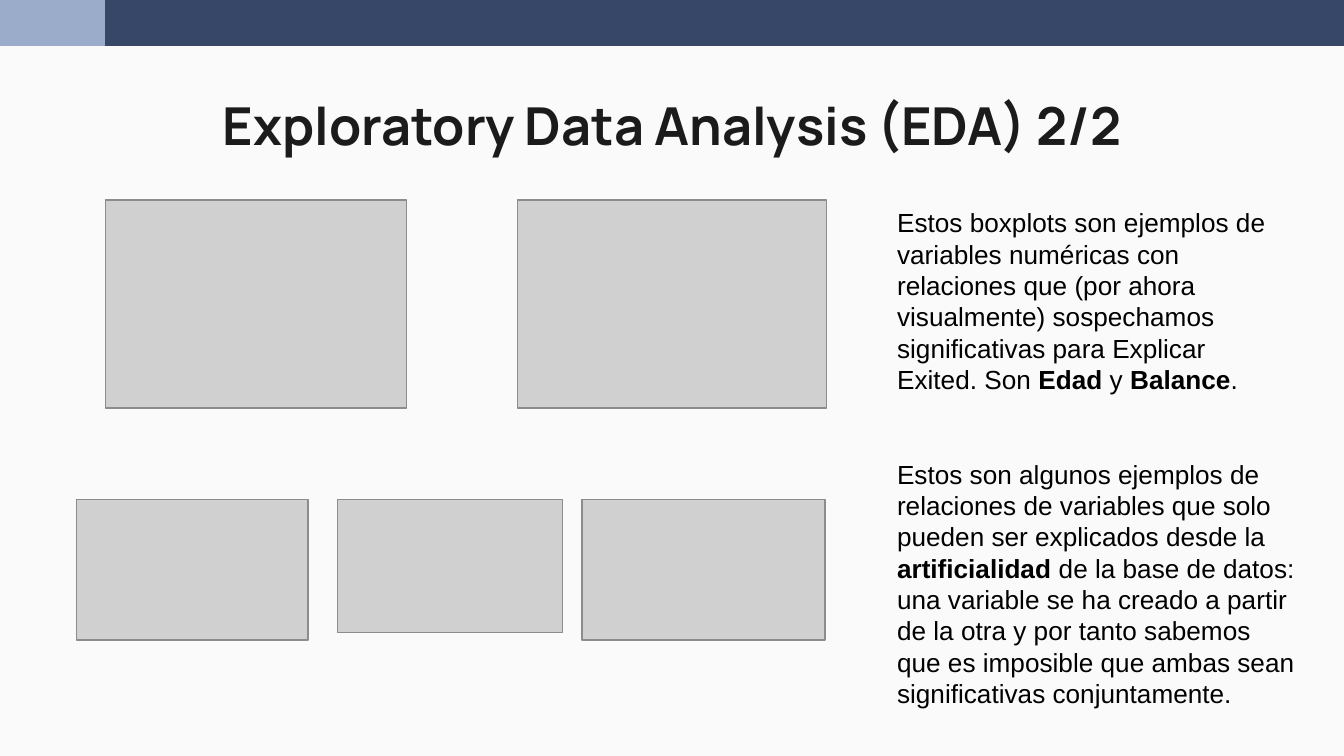
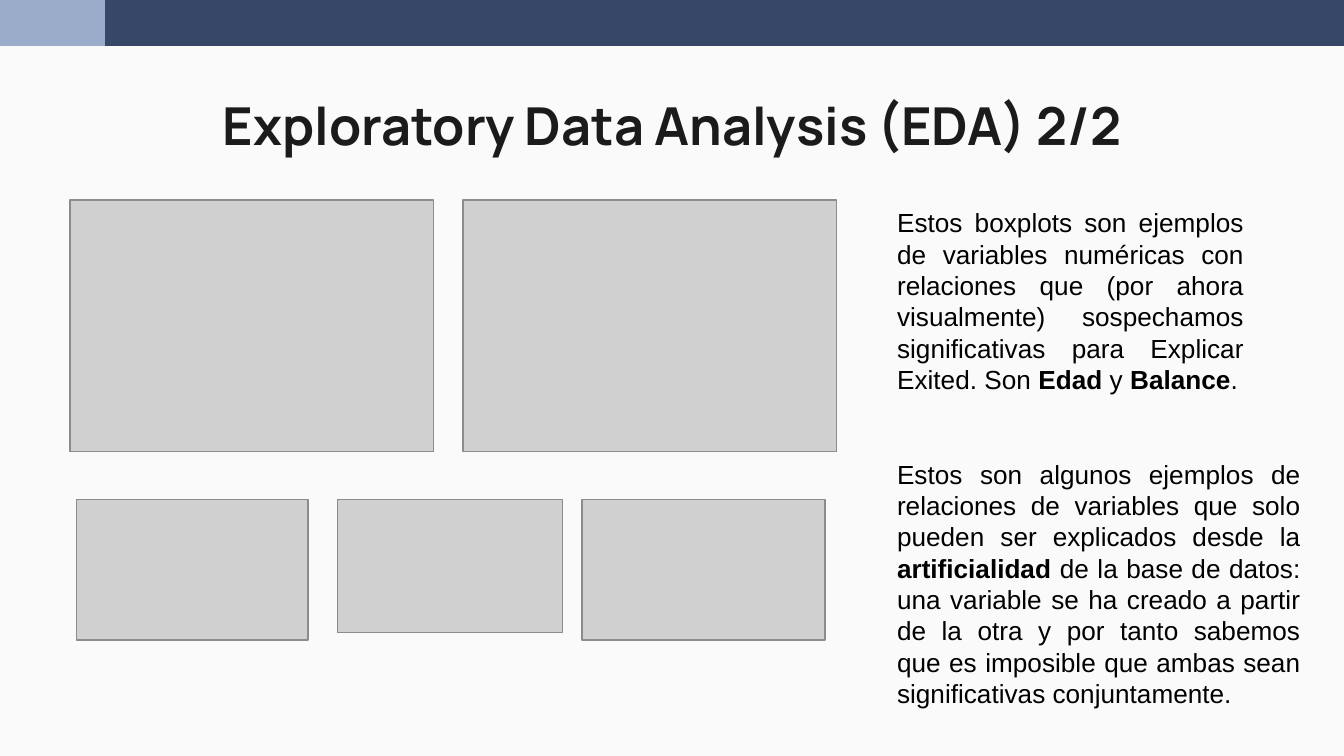
Before and after one commit to wen2111/Mineria, a slide deck: slide 6 of Entrega_1/00 - REPORTE/REPORTE.pptx. Drawn at 1344x756 pixels with LibreOffice and Linux fonts; fonts in the diff are those of the drawing; grey boxes stand for pictures. Boxes give left, top, right and bottom in pixels: in the first picture for what was removed or moved away, otherwise in the second. Text is boxed around its words. In the diff, an @@ line names an element or a change of style, - is before the commit and + after.

```diff
--- a/Entrega_1/00 - REPORTE/REPORTE.pptx
+++ b/Entrega_1/00 - REPORTE/REPORTE.pptx
@@ picture: place and size @@
-picture at [106,200,407,409]
+picture at [70,200,433,452]
@@ picture: place and size @@
-picture at [517,200,827,409]
+picture at [462,200,836,452]
@@ text "Estos boxplots son ejemplos de ..." at [897,213,1244,395]: alignment left to justified @@
@@ text "Estos son algunos ejemplos de ..." at [897,465,1300,709]: alignment left to justified @@
```
Also in this commit, not shown: 9 other slides changed, 1 slide added, 2 slides removed, 4 other files.
